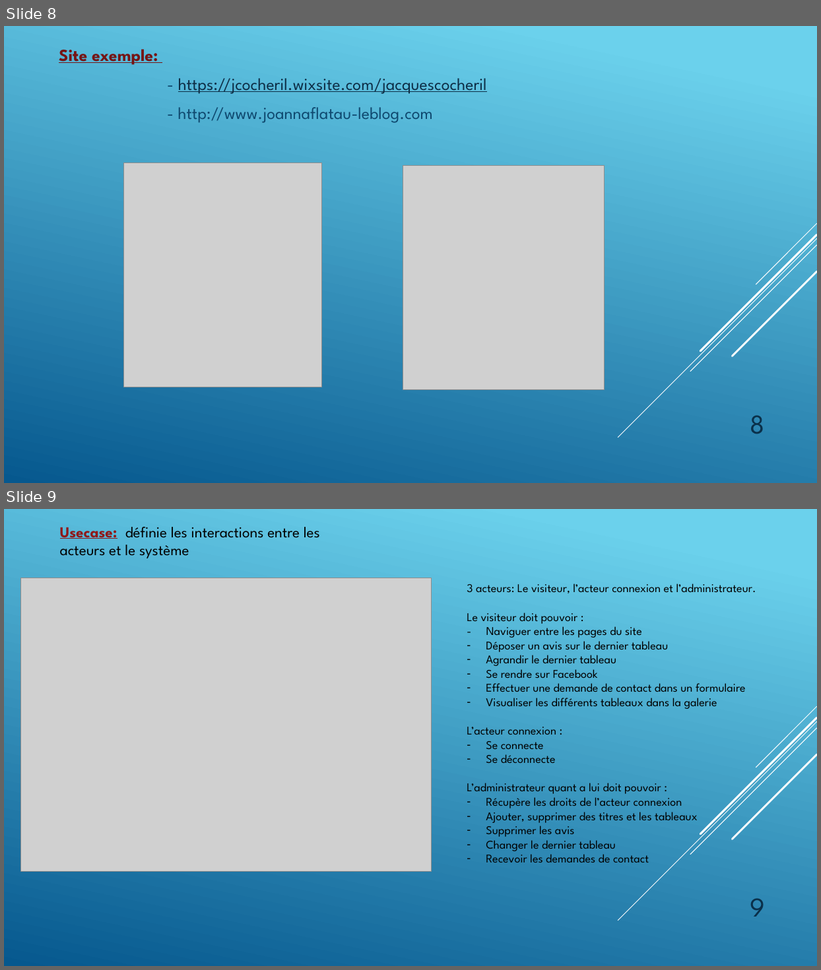
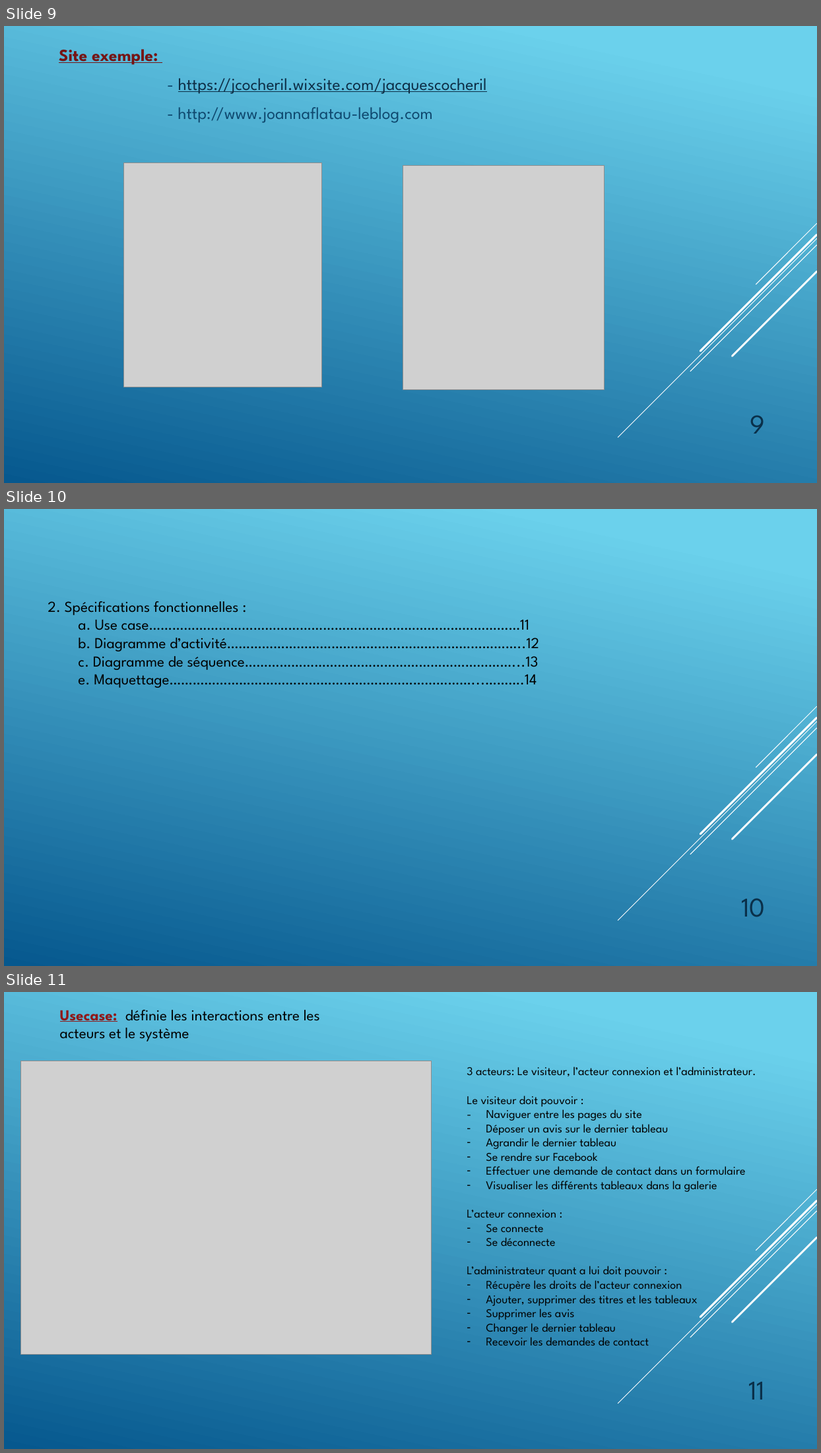
Before and after one commit to GillesP-dev/FilRouge, a slide deck: CDC/L_artiste.pptx. Shown one above the other, each under a label of ours: slides 8 and 9 before the commit, slides 9, 10 and 11 after it. The pictures are 821x970 and 821x1453 pixels, drawn with LibreOffice and Linux fonts; fonts in the diff are those of the drawing; grey boxes stand for pictures. Boxes give left, top, right and bottom in pixels: in the first picture for what was removed or moved away, otherwise in the second. Text is boxed around its words. In the diff, an @@ line names an element or a change of style, - is before the commit and + after.

```diff
--- a/CDC/L_artiste.pptx
+++ b/CDC/L_artiste.pptx
@@ slide 10 added at [4,509,817,966], background gradient #6ED2EB to #06588E; not listed: 5 template elements that a slide beside it also shows @@
@@ text added at [48,601,539,688], 18 pt, text #000000 @@
+2. Spécifications fonctionnelles :
+a. Use case……………………………………………………………………………………11
+b. Diagramme d’activité…………………………………………………………………..12
+c. Diagramme de séquence……………………………………………………………...13
+e. Maquettage……………………………………………………………………...……….14
@@ page number added at [741,898,765,918], 32 pt, text #0A304A @@
+10
@@ what was slide 8 is now slide 9 @@
@@ page number at [750,415,766,434]: text changed @@
-8
+9
@@ what was slide 9 is now slide 11 @@
@@ page number at [748,1382,765,1400]: text changed @@
-9
+11
```
Also in this commit, not shown: 3 slides changed, 5 other slides added, 3 slides removed, 4 other files.
